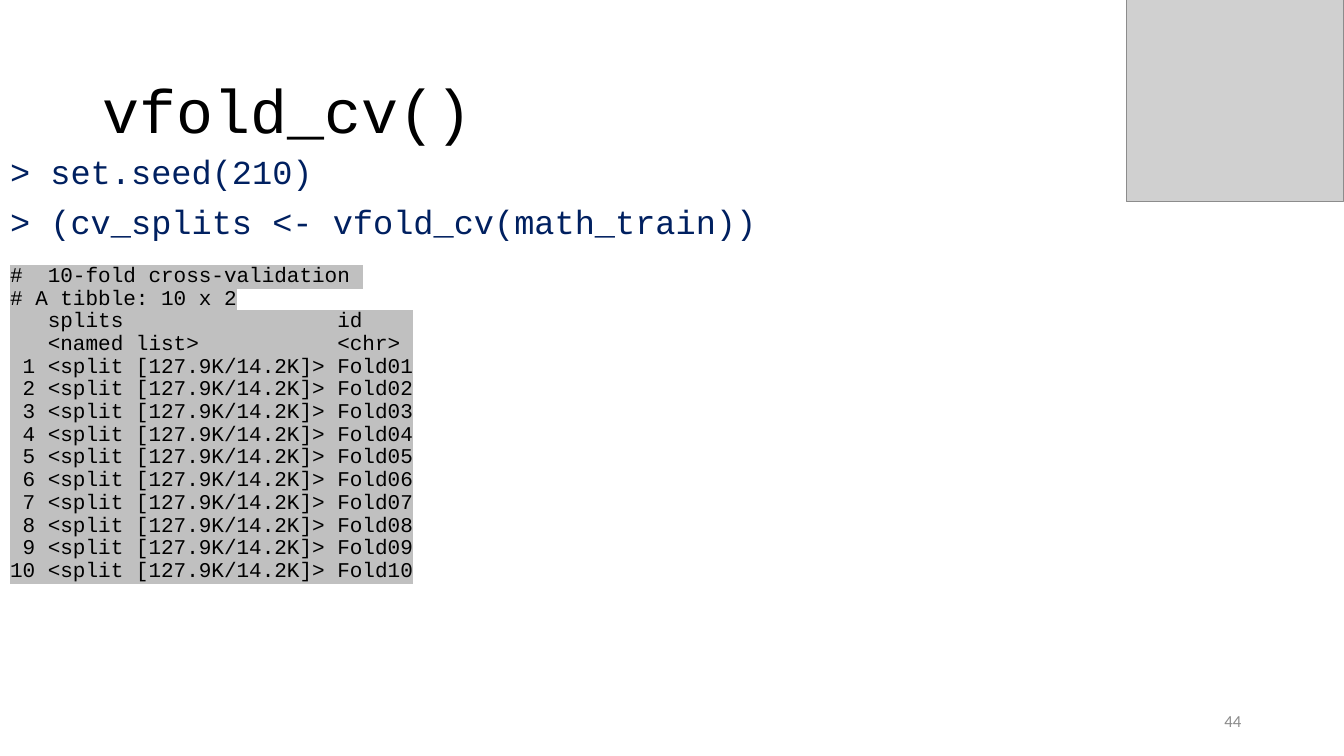
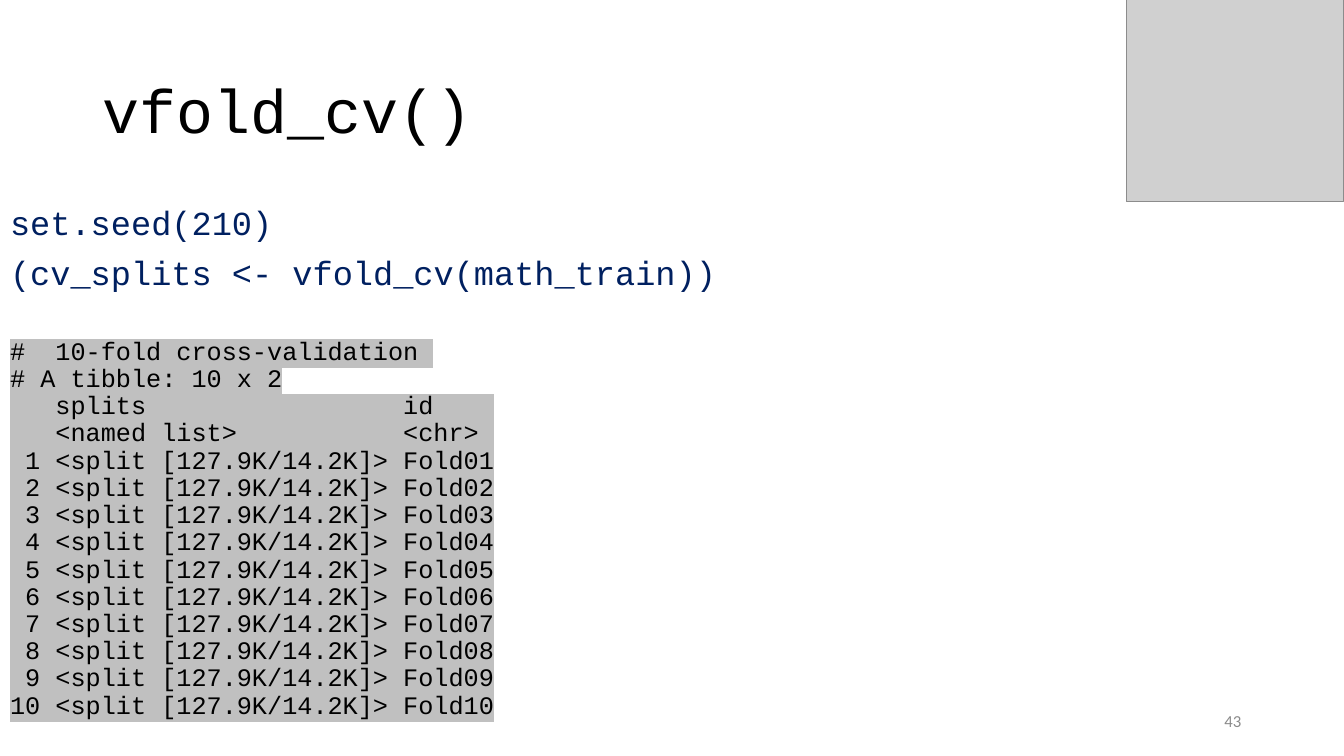
Before and after one commit to karlenaochoa/c4-ml-2020, a slide deck: slide 43 of slides/w2p1-bias-variance-resampling/w2p1.pptx (slide 44 before the commit). Drawn at 1344x756 pixels with LibreOffice and Linux fonts; fonts in the diff are those of the drawing; grey boxes stand for pictures. Boxes give left, top, right and bottom in pixels: in the first picture for what was removed or moved away, otherwise in the second. Text is boxed around its words. In the diff, an @@ line names an element or a change of style, - is before the commit and + after.

```diff
--- a/slides/w2p1-bias-variance-resampling/w2p1.pptx
+++ b/slides/w2p1-bias-variance-resampling/w2p1.pptx
@@ text "set.seed(210)" moved from (x1=10, y1=159, x2=757, y2=582) to (x1=10, y1=211, x2=716, y2=720) @@
@@ text at (x1=10, y1=211, x2=716, y2=292): text changed @@
-> set.seed(210)
-> (cv_splits <- vfold_cv(math_train))
+set.seed(210)
+(cv_splits <- vfold_cv(math_train))
@@ text at (x1=10, y1=341, x2=494, y2=720): size 15 to 18 pt in "# 10-fold cross-validation", "# A tibble: 10 x 2", "splits id", "<named list> <chr>" and 10 more places @@
@@ page number at (x1=1224, y1=716, x2=1241, y2=727): text changed @@
-44
+43
```
Also in this commit, not shown: 26 other slides changed, 1 slide added, 3 slides removed.
